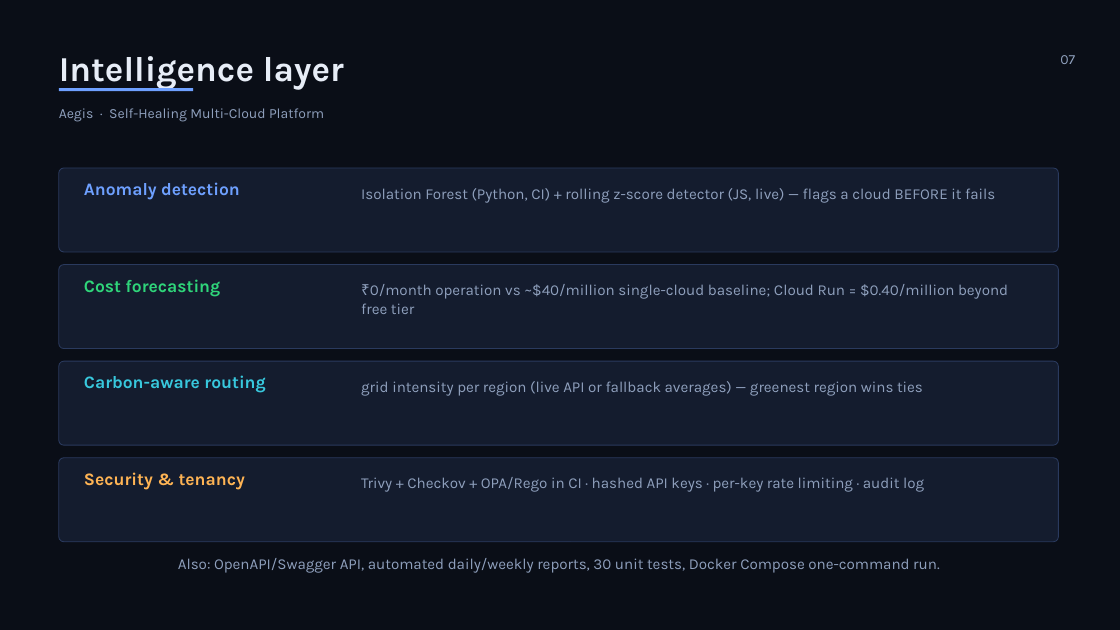
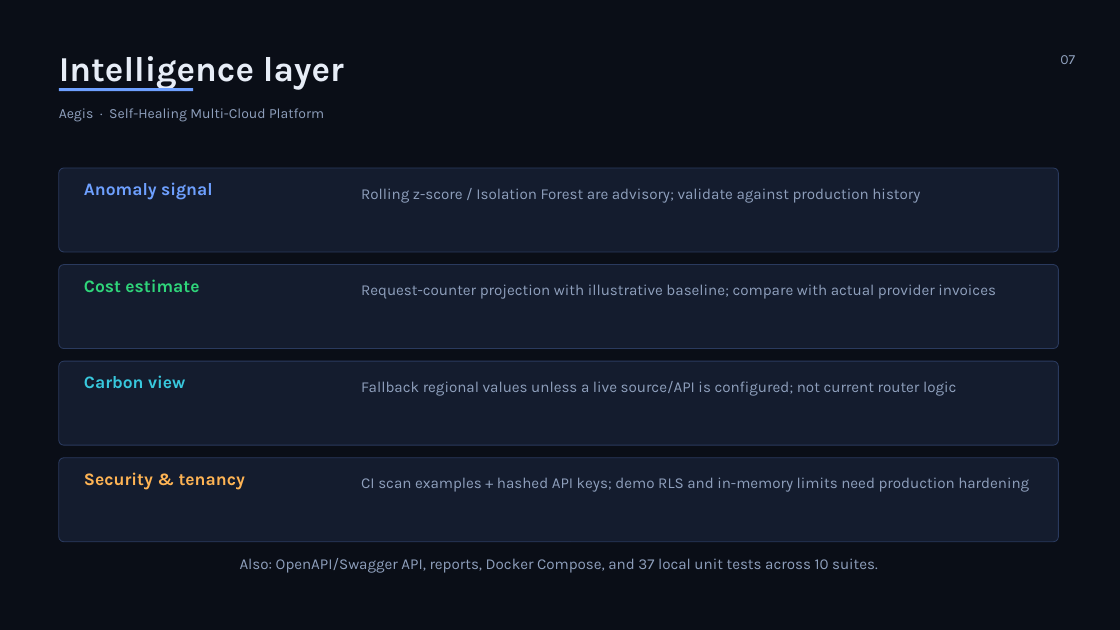
Before and after one commit to Manav32478/aegis-platform-, a slide deck: slide 7 of docs/EVAL2_PRESENTATION.pptx. Drawn at 1120x630 pixels with LibreOffice and Linux fonts; fonts in the diff are those of the drawing. Boxes give left, top, right and bottom in pixels: in the first picture for what was removed or moved away, otherwise in the second. Text is boxed around its words. In the diff, an @@ line names an element or a change of style, - is before the commit and + after.

```diff
--- a/docs/EVAL2_PRESENTATION.pptx
+++ b/docs/EVAL2_PRESENTATION.pptx
@@ text at (84,182,213,200): text changed @@
-Anomaly detection
+Anomaly signal
@@ text at (361,188,920,203): text changed @@
-Isolation Forest (Python, CI) + rolling z-score detector (JS, live) — flags a cloud BEFORE it fails
+Rolling z-score / Isolation Forest are advisory; validate against production history
@@ text at (84,279,199,292): text changed @@
-Cost forecasting
+Cost estimate
@@ text at (361,284,996,299): text changed @@
-₹0/month operation vs ~$40/million single-cloud baseline; Cloud Run = $0.40/million beyond free tier
+Request-counter projection with illustrative baseline; compare with actual provider invoices
@@ text at (84,375,185,388): text changed @@
-Carbon-aware routing
+Carbon view
@@ text at (361,381,956,396): text changed @@
-grid intensity per region (live API or fallback averages) — greenest region wins ties
+Fallback regional values unless a live source/API is configured; not current router logic
@@ text at (361,477,1029,492): text changed @@
-Trivy + Checkov + OPA/Rego in CI · hashed API keys · per-key rate limiting · audit log
+CI scan examples + hashed API keys; demo RLS and in-memory limits need production hardening
@@ text at (240,558,878,573): text changed @@
-Also: OpenAPI/Swagger API, automated daily/weekly reports, 30 unit tests, Docker Compose one-command run.
+Also: OpenAPI/Swagger API, reports, Docker Compose, and 37 local unit tests across 10 suites.
```
Also in this commit, not shown: 9 other slides changed, 30 other files.
